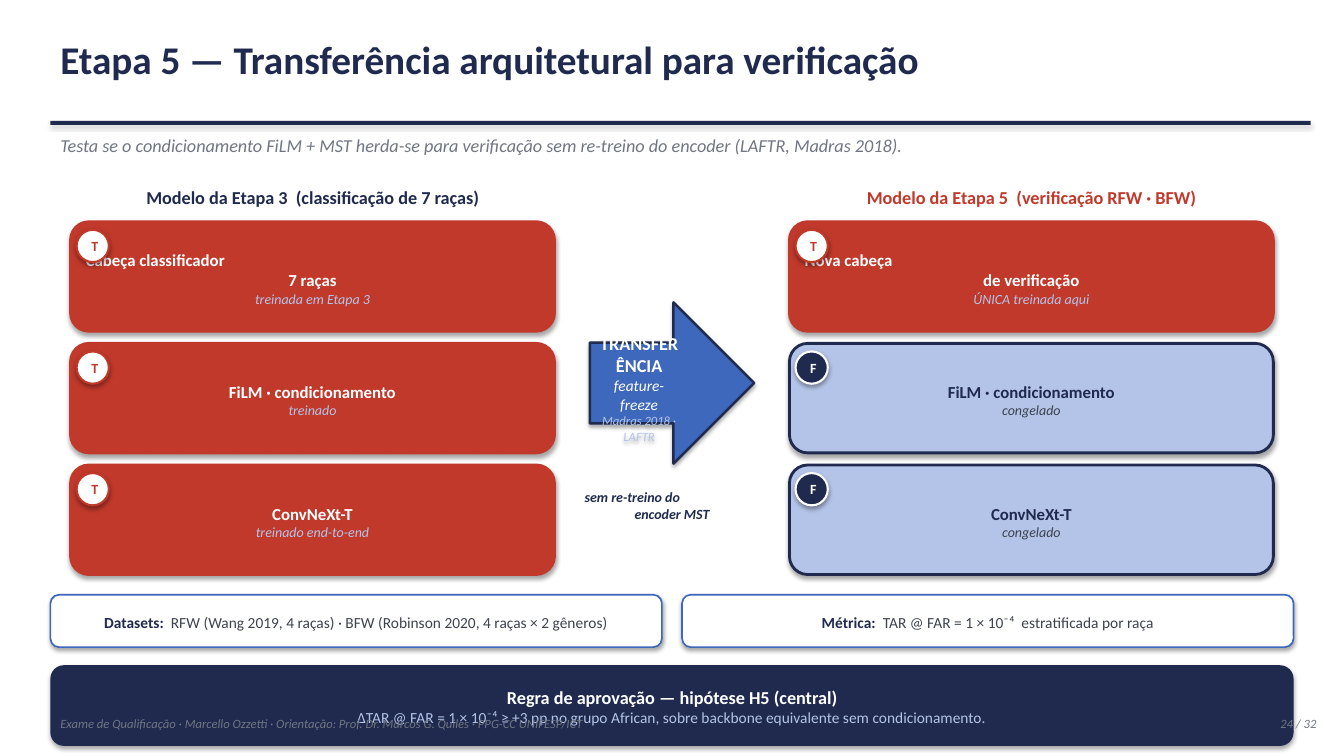
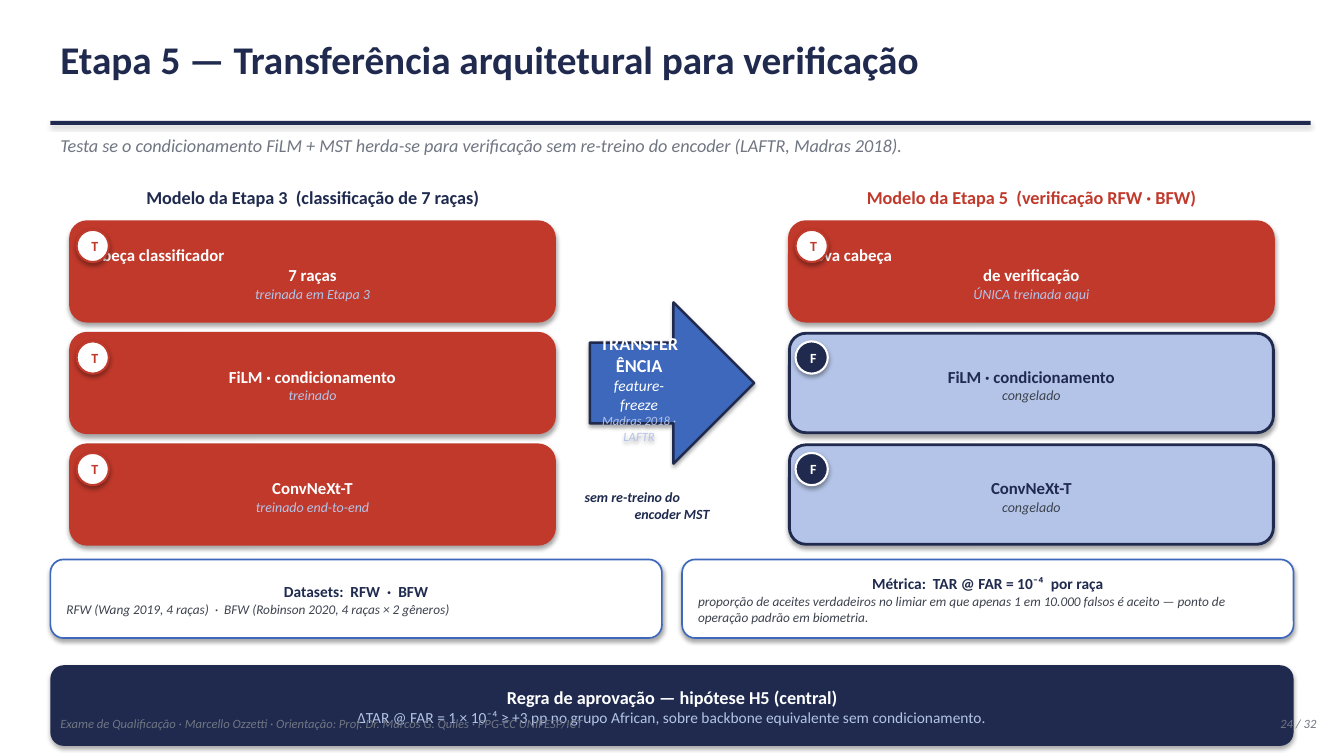
Before and after one commit to marcellozzetti/Facial-Recognition-Models-Mitigating-Bias, a slide deck: slide 24 of docs/ativo/material_qualificacao_2026-10-05.pptx. Drawn at 1344x756 pixels with LibreOffice and Linux fonts; fonts in the diff are those of the drawing. Boxes give left, top, right and bottom in pixels: in the first picture for what was removed or moved away, otherwise in the second. Text is boxed around its words. In the diff, an @@ line names an element or a change of style, - is before the commit and + after.

```diff
--- a/docs/ativo/material_qualificacao_2026-10-05.pptx
+++ b/docs/ativo/material_qualificacao_2026-10-05.pptx
@@ rounded rectangle "Cabeça classificador 7 raças": place and size @@
-rounded rectangle "Cabeça classificador 7 raças" at <box>71,222,555,332</box>
+rounded rectangle "Cabeça classificador 7 raças" at <box>71,222,555,322</box>
@@ rounded rectangle "Nova cabeça de verificação": place and size @@
-rounded rectangle "Nova cabeça de verificação" at <box>789,222,1273,332</box>
+rounded rectangle "Nova cabeça de verificação" at <box>789,222,1273,322</box>
@@ rounded rectangle "FiLM · condicionamento": place and size @@
-rounded rectangle "FiLM · condicionamento" at <box>71,344,555,454</box>
+rounded rectangle "FiLM · condicionamento" at <box>71,334,555,434</box>
@@ ellipse "T": place and size @@
-ellipse "T" at <box>77,352,109,384</box>
+ellipse "T" at <box>77,342,109,374</box>
@@ rounded rectangle "FiLM · condicionamento": place and size @@
-rounded rectangle "FiLM · condicionamento" at <box>789,344,1273,454</box>
+rounded rectangle "FiLM · condicionamento" at <box>789,334,1273,434</box>
@@ ellipse "F": place and size @@
-ellipse "F" at <box>796,352,828,384</box>
+ellipse "F" at <box>796,342,828,374</box>
@@ rounded rectangle "ConvNeXt-T": place and size @@
-rounded rectangle "ConvNeXt-T" at <box>71,465,555,575</box>
+rounded rectangle "ConvNeXt-T" at <box>71,445,555,544</box>
@@ rounded rectangle "ConvNeXt-T": place and size @@
-rounded rectangle "ConvNeXt-T" at <box>789,465,1273,575</box>
+rounded rectangle "ConvNeXt-T" at <box>789,445,1273,544</box>
@@ ellipse "T": place and size @@
-ellipse "T" at <box>77,473,109,505</box>
+ellipse "T" at <box>77,453,109,485</box>
@@ ellipse "F": place and size @@
-ellipse "F" at <box>796,473,828,505</box>
+ellipse "F" at <box>796,453,828,485</box>
@@ rounded rectangle "Datasets: RFW · BFW": place and size @@
-rounded rectangle "Datasets: RFW · BFW" at <box>50,595,662,647</box>
+rounded rectangle "Datasets: RFW · BFW" at <box>50,560,662,638</box>
@@ rounded rectangle "Métrica: TAR @ FAR = ...": place and size @@
-rounded rectangle "Métrica: TAR @ FAR = ..." at <box>682,595,1294,647</box>
+rounded rectangle "Métrica: TAR @ FAR = ..." at <box>682,560,1294,638</box>
@@ text in rounded rectangle at <box>66,587,449,617</box>: text changed; size 11 to 9.5 pt; italic on @@
-Datasets: RFW (Wang 2019, 4 raças) · BFW (Robinson 2020, 4 raças × 2 gêneros)
+Datasets: RFW · BFW
+RFW (Wang 2019, 4 raças) · BFW (Robinson 2020, 4 raças × 2 gêneros)
@@ text in rounded rectangle at <box>698,577,1225,624</box>: text changed; size 11 to 9.5 pt; italic on @@
-Métrica: TAR @ FAR = 1 × 10⁻⁴ estratificada por raça
+Métrica: TAR @ FAR = 10⁻⁴ por raça
+proporção de aceites verdadeiros no limiar em que apenas 1 em 10.000 falsos é aceito — ponto de operação padrão em biometria.
```
Also in this commit, not shown: 1 other slide changed, 1 other file.
